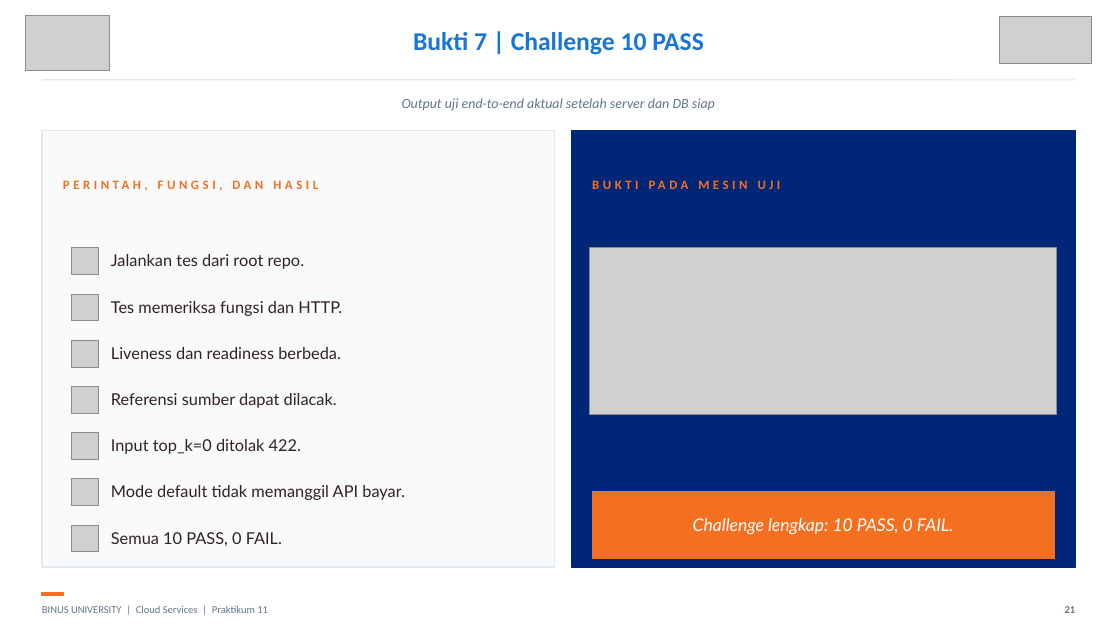
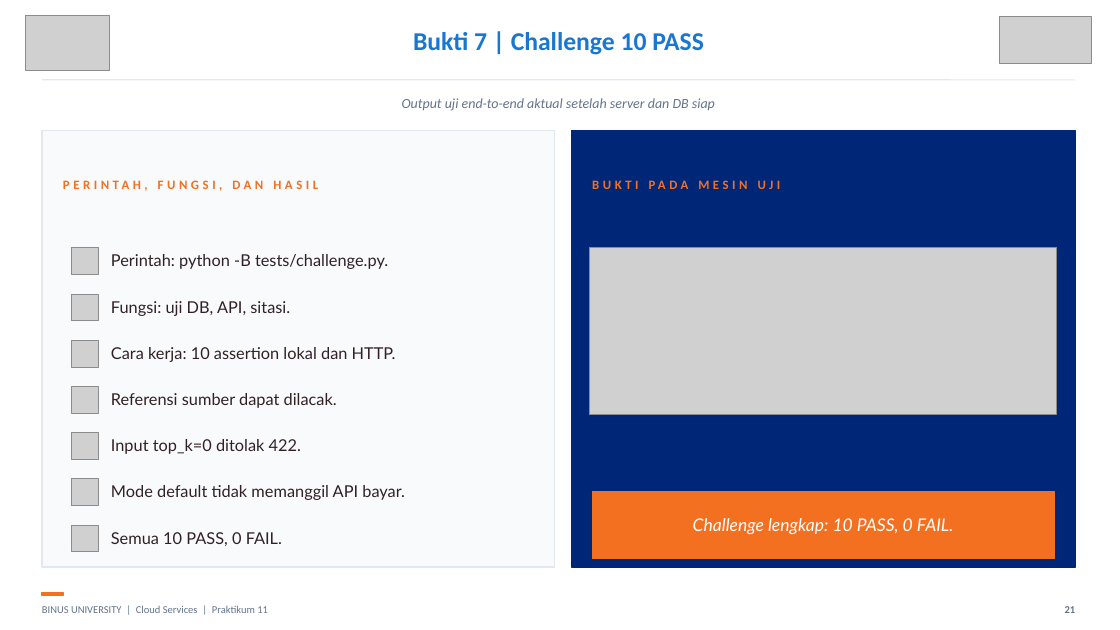
Before and after one commit to SeedFlora/meet11CloudService, a slide deck: slide 21 of slides/LAB11_RAG_pgvector_Bukti_Live.pptx. Drawn at 1120x630 pixels with LibreOffice and Linux fonts; fonts in the diff are those of the drawing; grey boxes stand for pictures. Boxes give left, top, right and bottom in pixels: in the first picture for what was removed or moved away, otherwise in the second. Text is boxed around its words. In the diff, an @@ line names an element or a change of style, - is before the commit and + after.

```diff
--- a/slides/LAB11_RAG_pgvector_Bukti_Live.pptx
+++ b/slides/LAB11_RAG_pgvector_Bukti_Live.pptx
@@ text at [111, 254, 388, 269]: text changed @@
-Jalankan tes dari root repo.
+Perintah: python -B tests/challenge.py.
@@ text at [111, 301, 290, 316]: text changed @@
-Tes memeriksa fungsi dan HTTP.
+Fungsi: uji DB, API, sitasi.
@@ text at [111, 347, 396, 362]: text changed @@
-Liveness dan readiness berbeda.
+Cara kerja: 10 assertion lokal dan HTTP.
```
Also in this commit, not shown: 11 other slides changed.
